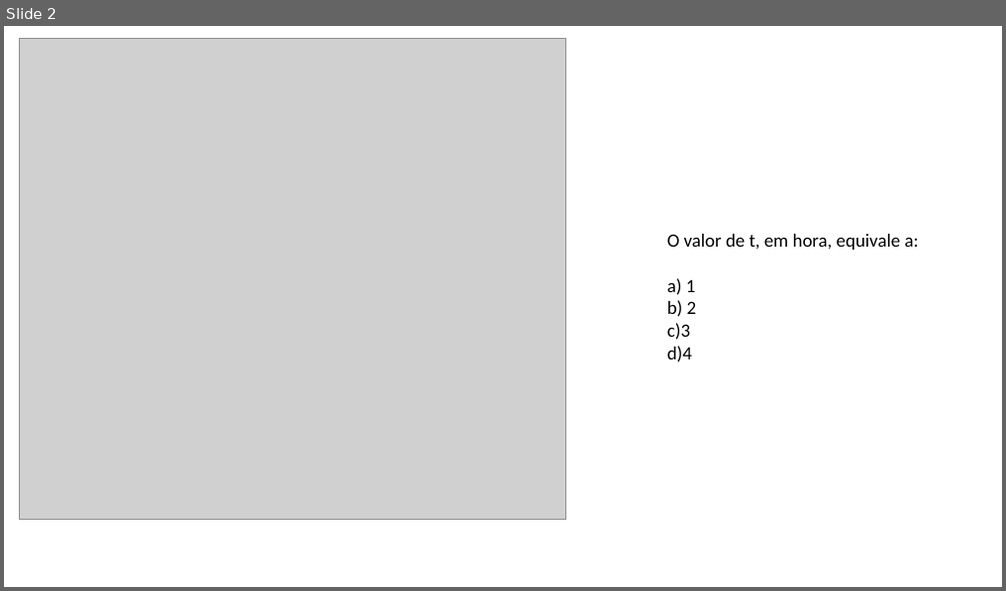
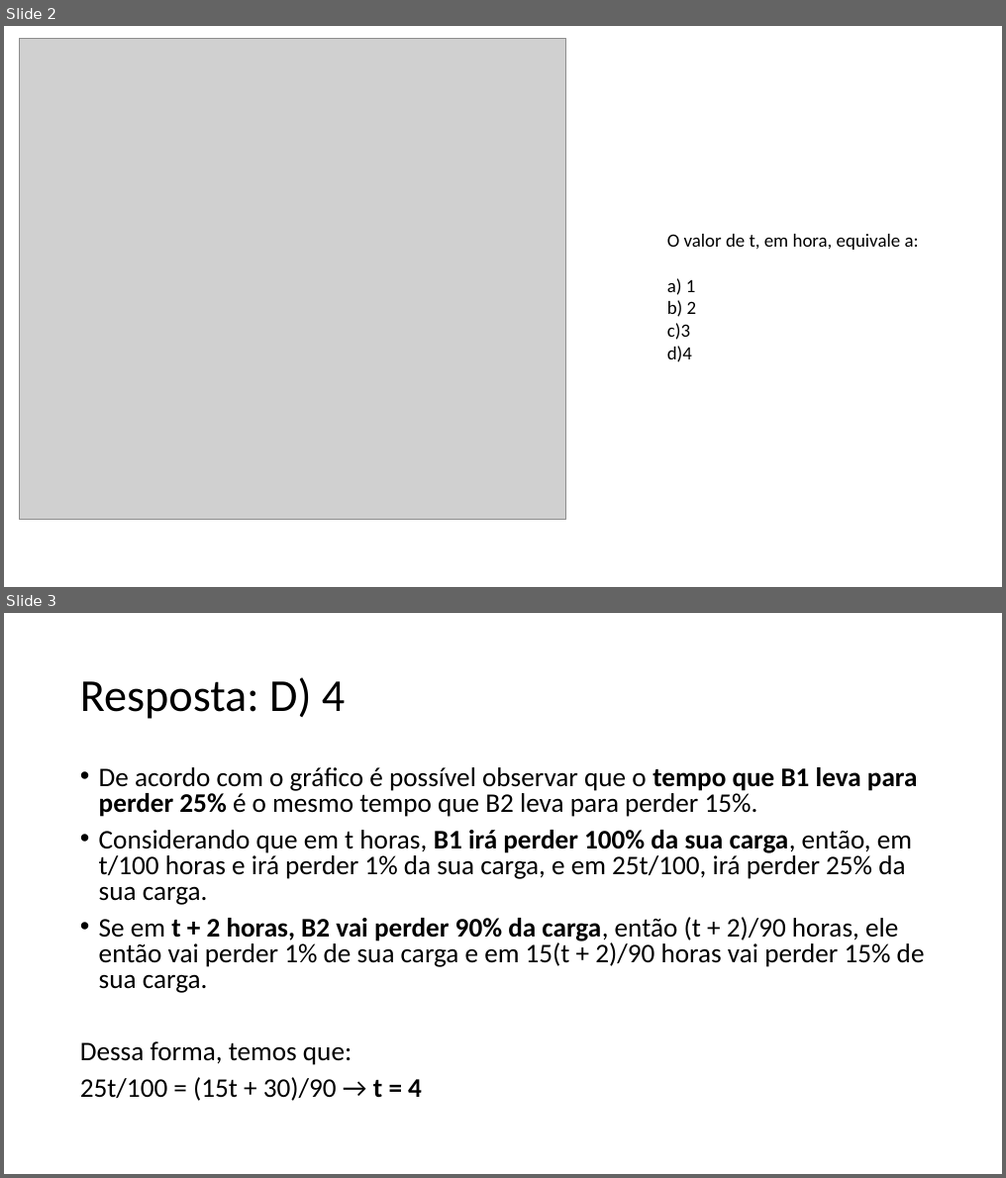
Before and after one commit to clamsyclam/ev9, a slide deck: As_baterias_B1e_B2_de_dois_aparelhos_celulares.pptx. Shown one above the other, each under a label of ours: slide 2 before the commit, slides 2 and 3 after it. The pictures are 1006x591 and 1006x1178 pixels, drawn with LibreOffice and Linux fonts; fonts in the diff are those of the drawing; grey boxes stand for pictures. Boxes give left, top, right and bottom in pixels: in the first picture for what was removed or moved away, otherwise in the second. Text is boxed around its words. In the diff, an @@ line names an element or a change of style, - is before the commit and + after.

```diff
--- a/As_baterias_B1e_B2_de_dois_aparelhos_celulares.pptx
+++ b/As_baterias_B1e_B2_de_dois_aparelhos_celulares.pptx
@@ slide 3 added at bbox=[4, 613, 1002, 1174], background #FFFFFF @@
@@ title added at bbox=[80, 677, 345, 719], 44 pt, text #000000 @@
+Resposta: D) 4
@@ text added at bbox=[80, 767, 925, 1101], 25.9 pt, text #000000 @@
+• De acordo com o gráfico é possível observar que o tempo que B1 leva para perder 25% é o mesmo tempo que B2 leva para perder 15%.
+• Considerando que em t horas, B1 irá perder 100% da sua carga, então, em t/100 horas e irá perder 1% da sua carga, e em 25t/100, irá perder 25% da sua carga.
+• Se em t + 2 horas, B2 vai perder 90% da carga, então (t + 2)/90 horas, ele então vai perder 1% de sua carga e em 15(t + 2)/90 horas vai perder 15% de sua carga.
+Dessa forma, temos que:
+25t/100 = (15t + 30)/90 → t = 4
```
Also in this commit, not shown: 1 other slide added.
